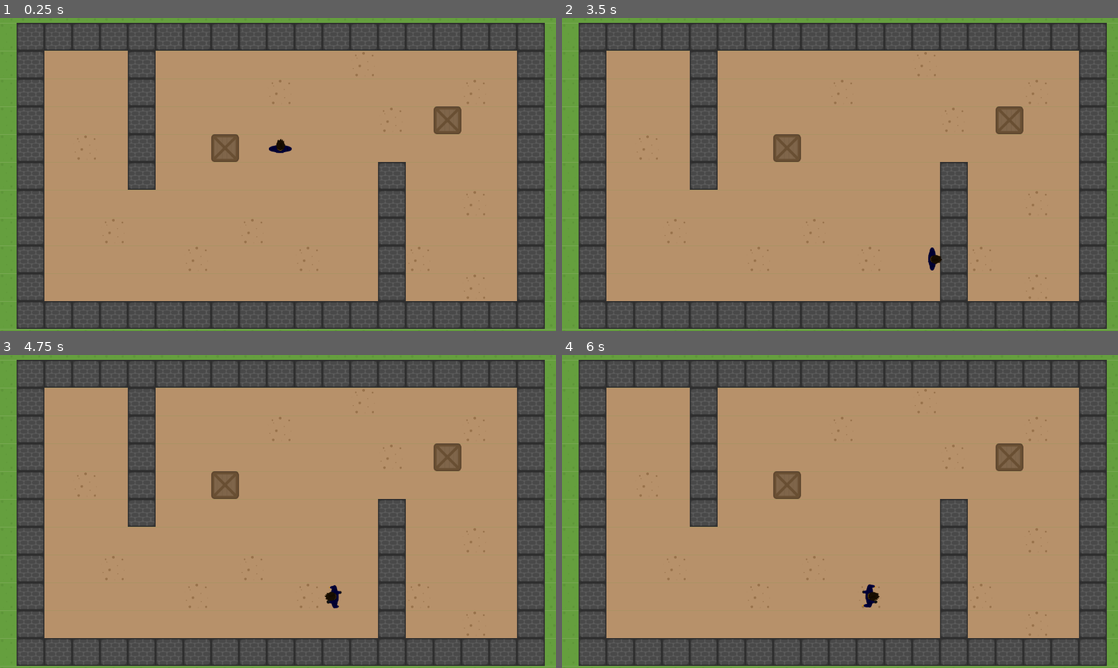
Above: before the commit, frames 1-4 (two rows, left to right).
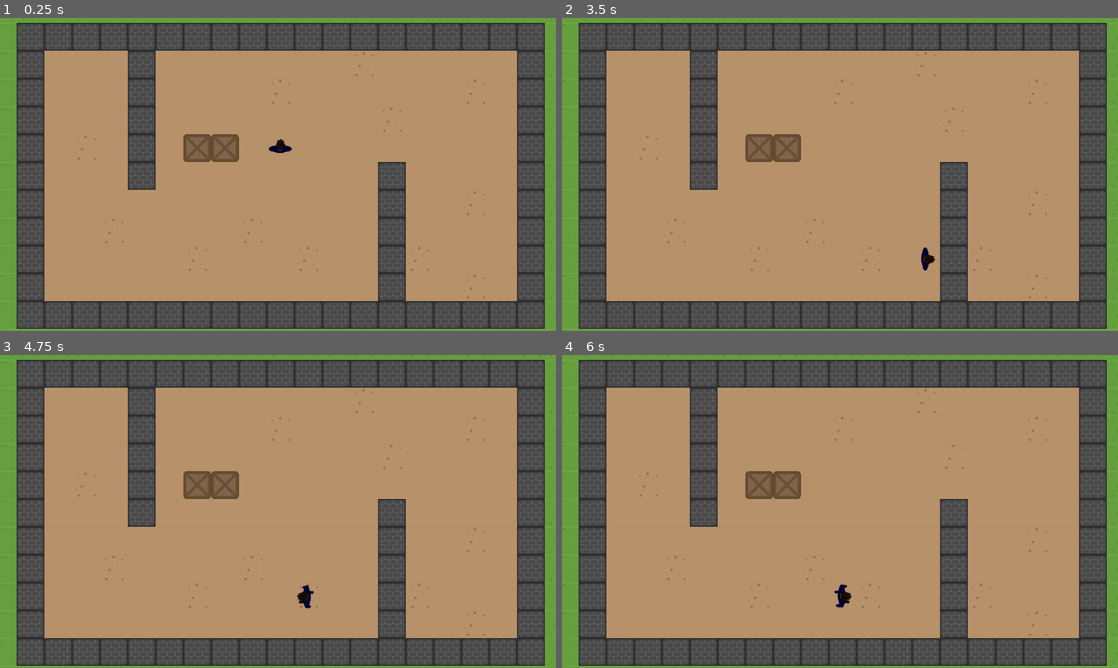
Above: after the commit, the same moments.

Repository: bazanowsky/sokoban-game
Game: Godot game, scene res://scenes/levels/level_1.tscn
The game is run twice, just before and just after one commit, with the same random seed, the same clock (stepped at 60 frames per second) and the same inputs.
Inputs:
- Up to frame 1 (0.25 s): no input
- Up to frame 2 (3.5 s): tap Enter at 0.5, 2.75 s; hold D (move_right) 0.53-1.28 s; hold W (move_top) 0.53-1.28 s; tap Space at 1.25 s; hold S (move_down) 1.28-2.03 s; tap W (move_top) at 1.35, 2.85 s; hold W (move_top) 2.03-2.78 s; hold D (move_right) from 2.03 s (still down)
- Up to frame 3 (4.75 s): release D (move_right) at 3.53 s; hold W (move_top) 3.53-4.28 s; hold A (move_left) from 3.53 s (still down); tap Space at 4.25 s; tap W (move_top) at 4.35 s
- Up to frame 4 (6 s): release A (move_left) at 5.03 s; hold S (move_down) 5.03-5.78 s; hold W (move_top) 5.03-5.78 s; tap Enter at 5.75 s; hold D (move_right) from 5.78 s (still down); tap W (move_top) at 5.85 s

The runs differ from the first frame. In frame 1, 0.9% of the frame differs, in the area x 33-83%, y 28-46%; in frame 2, 1.1%; in frame 3, 1.1%; in frame 4, 1.2%, in the area x 33-83%, y 28-81%.

Commit message:
Add grid-based movements logic for player and pushing crates

Diff:
--- a/project.godot
+++ b/project.godot
@@ -48,6 +48,14 @@
 ]
 }
 
+[layer_names]
+
+2d_physics/layer_1="Player"
+2d_physics/layer_2="Crates"
+2d_physics/layer_3="Crate Spots"
+2d_physics/layer_4="Walls"
+2d_physics/layer_5="Static Objects"
+
 [rendering]
 
 renderer/rendering_method="gl_compatibility"
--- a/scenes/characters/crate.gd
+++ b/scenes/characters/crate.gd
@@ -1,11 +1,26 @@
-extends RigidBody2D
+extends StaticBody2D
+class_name Crate
 
-
-# Called when the node enters the scene tree for the first time.
-func _ready():
-	pass # Replace with function body.
-
+var moving = false;
+var can_move = true;
+var can_move_up: bool = true
+var can_move_right: bool = true
+var can_move_down: bool = true
+var can_move_left: bool = true
+@export var MOVEMENT_DURATION = 0.3
+var movement_distance = 64
 
 # Called every frame. 'delta' is the elapsed time since the previous frame.
-func _process(_delta):
-	pass
+func _physics_process(delta):
+	can_move_up = not $RayCastUp.is_colliding()
+	can_move_right = not $RayCastRight.is_colliding()
+	can_move_down = not $RayCastDown.is_colliding()
+	can_move_left = not $RayCastLeft.is_colliding()
+
+func move(direction: Vector2):
+	if not moving and direction:
+		var position_tween = create_tween()
+		position_tween.tween_property(self, 'position', position + (direction * movement_distance), MOVEMENT_DURATION).set_trans(Tween.TRANS_CUBIC)
+		moving = true
+		await position_tween.finished
+		moving = false
--- a/scenes/characters/crate.tscn
+++ b/scenes/characters/crate.tscn
@@ -10,10 +10,10 @@
 [sub_resource type="RectangleShape2D" id="RectangleShape2D_7pehp"]
 size = Vector2(62, 64)
 
-[node name="Crate" type="RigidBody2D"]
+[node name="Crate" type="StaticBody2D"]
+collision_layer = 2
+collision_mask = 31
 physics_material_override = SubResource("PhysicsMaterial_catlg")
-gravity_scale = 0.0
-linear_damp = 1.0
 script = ExtResource("1_alhsq")
 
 [node name="DefaultCrate" type="Sprite2D" parent="."]
@@ -28,3 +28,24 @@
 
 [node name="CollisionShape2D" type="CollisionShape2D" parent="."]
 shape = SubResource("RectangleShape2D_7pehp")
+
+[node name="RayCastUp" type="RayCast2D" parent="."]
+target_position = Vector2(0, -64)
+collision_mask = 27
+hit_from_inside = true
+collide_with_areas = true
+
+[node name="RayCastRight" type="RayCast2D" parent="."]
+target_position = Vector2(64, 0)
+collision_mask = 27
+hit_from_inside = true
+
+[node name="RayCastDown" type="RayCast2D" parent="."]
+target_position = Vector2(0, 64)
+collision_mask = 27
+hit_from_inside = true
+
+[node name="RayCastLeft" type="RayCast2D" parent="."]
+target_position = Vector2(-64, 0)
+collision_mask = 27
+hit_from_inside = true
--- a/scenes/characters/player/player.gd
+++ b/scenes/characters/player/player.gd
@@ -4,7 +4,43 @@
 @export var MOVEMENT_DURATION = 0.2
 
 var moving = false
-var movement_distance = 64;
+var movement_distance = 64
+
+func check_movement(direction: Vector2) -> Node2D:
+	var collider = null
+
+	match direction:
+		Vector2.UP:
+			collider = $RayCastUp.get_collider()
+			if collider is Crate:
+				var crate = collider
+				crate.can_move = false
+				if crate.can_move_up:
+					crate.can_move = true
+		Vector2.RIGHT:
+			collider = $RayCastRight.get_collider()
+			if collider is Crate:
+				var crate = collider
+				crate.can_move = false
+				if crate.can_move_right:
+					crate.can_move = true
+		Vector2.DOWN:
+			collider = $RayCastDown.get_collider()
+			if collider is Crate:
+				var crate = collider
+				crate.can_move = false
+				if crate.can_move_down:
+					crate.can_move = true
+		Vector2.LEFT:
+			collider = $RayCastLeft.get_collider()
+			if collider is Crate:
+				var crate = collider
+				crate.can_move = false
+				if crate.can_move_left:
+					crate.can_move = true
+
+	return collider
+
 
 func move(direction):
 	# rotate animation
@@ -16,9 +52,9 @@
 
 
 	if not moving and direction:
-		var position_tween = create_tween();
+		var position_tween = create_tween()
 		position_tween.tween_property(self, 'position', position + (direction * movement_distance), MOVEMENT_DURATION)
-		moving = true;
+		moving = true
 		await position_tween.finished
 		moving = false
 
@@ -30,7 +66,7 @@
 	var direction: Vector2
 	var h_direction = 0
 	var v_direction = 0
-
+	var move_direction = null
 	# don't move if left and right are pressed at the same time (h_direction will be set to 0)
 	h_direction = int(Input.is_action_pressed('move_right')) - int(Input.is_action_pressed('move_left'))
 	# don't move if up and down are pressed at the same time (v_direction will be set to 0)
@@ -44,4 +80,13 @@
 		else:
 			direction = Vector2(0, v_direction)
 
-	move(direction);
+
+	var move_collider = check_movement(direction)
+
+	if move_collider is Crate:
+		var crate = move_collider;
+		if crate.can_move:
+			crate.move(direction);
+			move(direction);
+	elif not move_collider:
+		move(direction)
--- a/scenes/characters/player/player.tscn
+++ b/scenes/characters/player/player.tscn
@@ -45,6 +45,7 @@
 }
 
 [node name="Player" type="CharacterBody2D"]
+collision_mask = 27
 script = ExtResource("1_3s3h1")
 
 [node name="Sprite2D" type="Sprite2D" parent="."]
@@ -62,3 +63,23 @@
 "": SubResource("AnimationLibrary_i16ev")
 }
 speed_scale = 2.389
+
+[node name="RayCastUp" type="RayCast2D" parent="."]
+target_position = Vector2(0, -64)
+collision_mask = 27
+hit_from_inside = true
+
+[node name="RayCastRight" type="RayCast2D" parent="."]
+target_position = Vector2(64, 0)
+collision_mask = 27
+hit_from_inside = true
+
+[node name="RayCastDown" type="RayCast2D" parent="."]
+target_position = Vector2(0, 64)
+collision_mask = 27
+hit_from_inside = true
+
+[node name="RayCastLeft" type="RayCast2D" parent="."]
+target_position = Vector2(-64, 0)
+collision_mask = 27
+hit_from_inside = true
--- /dev/null
+++ b/scenes/levels/level_1.gd
@@ -0,0 +1,11 @@
+extends Node2D
+
+
+# Called when the node enters the scene tree for the first time.
+func _ready():
+	pass # Replace with function body.
+
+
+# Called every frame. 'delta' is the elapsed time since the previous frame.
+func _process(delta):
+	pass
--- a/scenes/levels/level_1.tscn
+++ b/scenes/levels/level_1.tscn
@@ -1,6 +1,7 @@
-[gd_scene load_steps=6 format=3 uid="uid://cy56y0yb0wb0o"]
+[gd_scene load_steps=7 format=3 uid="uid://cy56y0yb0wb0o"]
 
 [ext_resource type="Texture2D" uid="uid://c8dvm7fkv82yo" path="res://assets/graphics/sokoban_sprite.png" id="1_3r2ny"]
+[ext_resource type="Script" path="res://scenes/levels/level_1.gd" id="1_h5g0i"]
 [ext_resource type="PackedScene" uid="uid://dat3kme7ak1" path="res://scenes/characters/player/player.tscn" id="1_k4mh8"]
 [ext_resource type="PackedScene" uid="uid://57brcq3cu73k" path="res://scenes/characters/crate.tscn" id="2_0ra8l"]
 
@@ -69,14 +70,16 @@
 
 [sub_resource type="TileSet" id="TileSet_k4x7b"]
 tile_size = Vector2i(64, 64)
-physics_layer_0/collision_layer = 1
+physics_layer_0/collision_layer = 8
+physics_layer_0/collision_mask = 19
 sources/1 = SubResource("TileSetAtlasSource_0kias")
 
 [node name="Level1" type="Node2D"]
+script = ExtResource("1_h5g0i")
 
 [node name="Ground" type="Node2D" parent="."]
 
-[node name="TileMap" type="TileMap" parent="."]
+[node name="Walls" type="TileMap" parent="."]
 tile_set = SubResource("TileSet_k4x7b")
 format = 2
 layer_0/tile_data = PackedInt32Array(65537, 65537, 3, 0, 65537, 3, 65536, 65537, 3, 131072, 65537, 3, 196608, 65537, 3, …(5534 unchanged characters)…
@@ -90,7 +93,7 @@
 position = Vector2(608, 352)
 
 [node name="Crate2" parent="Crates" instance=ExtResource("2_0ra8l")]
-position = Vector2(1120, 288)
+position = Vector2(544, 352)
 
 [node name="Player" parent="." instance=ExtResource("1_k4mh8")]
 position = Vector2(736, 352)
